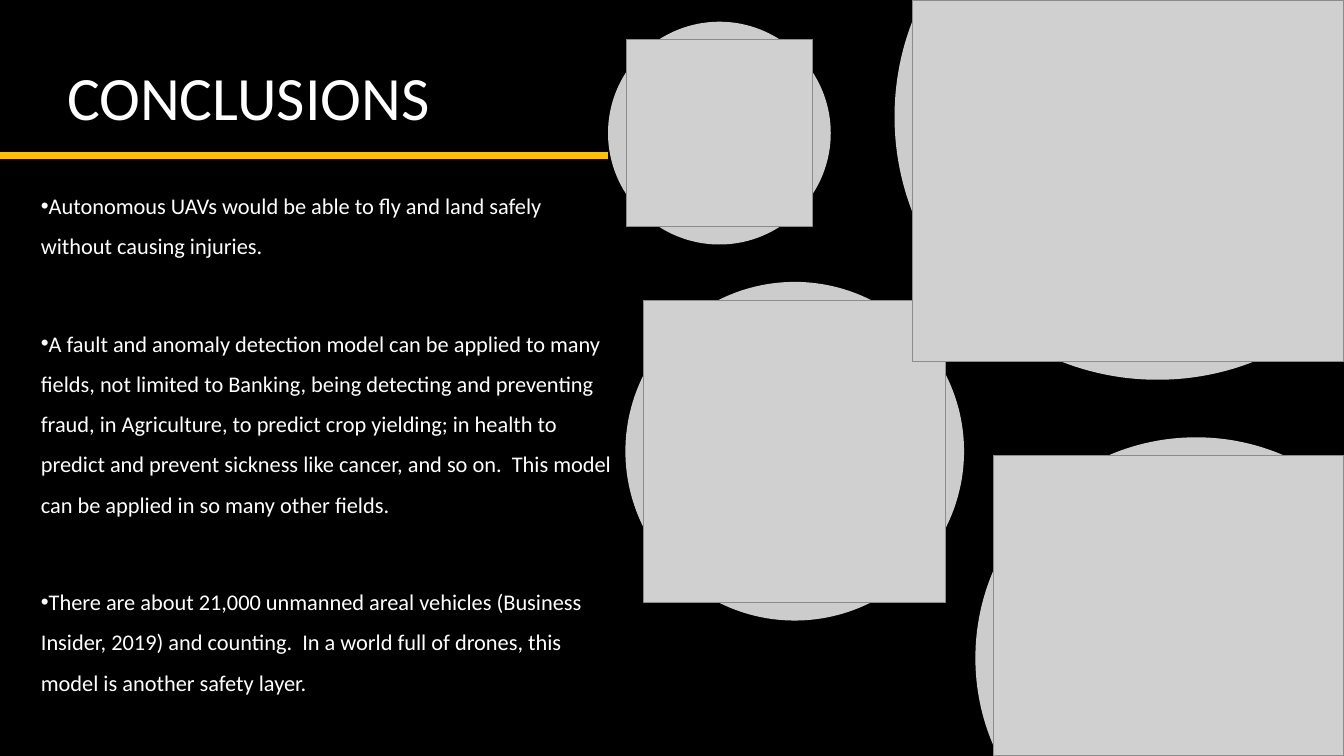
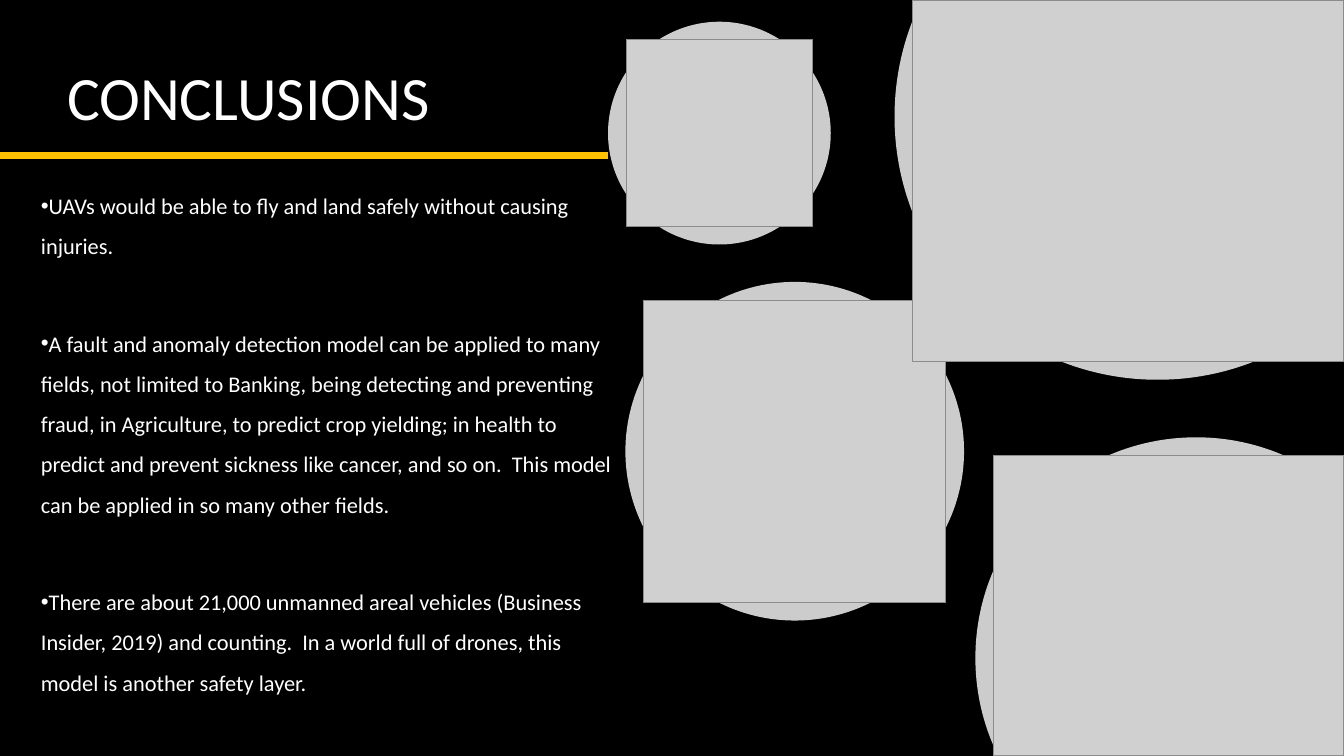
Before and after one commit to MrAshTag/Drone_Faults_Anomaly_Detection, a slide deck: slide 10 of Drone_Faults_and_Anomaly_detection.pptx. Drawn at 1344x756 pixels with LibreOffice and Linux fonts; fonts in the diff are those of the drawing; grey boxes stand for pictures; background and template pictures are left out. Boxes give left, top, right and bottom in pixels: in the first picture for what was removed or moved away, otherwise in the second. Text is boxed around its words. In the diff, an @@ line names an element or a change of style, - is before the commit and + after.

```diff
--- a/Drone_Faults_and_Anomaly_detection.pptx
+++ b/Drone_Faults_and_Anomaly_detection.pptx
@@ text at <box>41,198,568,258</box>: text changed @@
-• Autonomous UAVs would be able to fly and land safely without causing injuries.
+• UAVs would be able to fly and land safely without causing injuries.
```
Also in this commit, not shown: 7 other slides changed.
